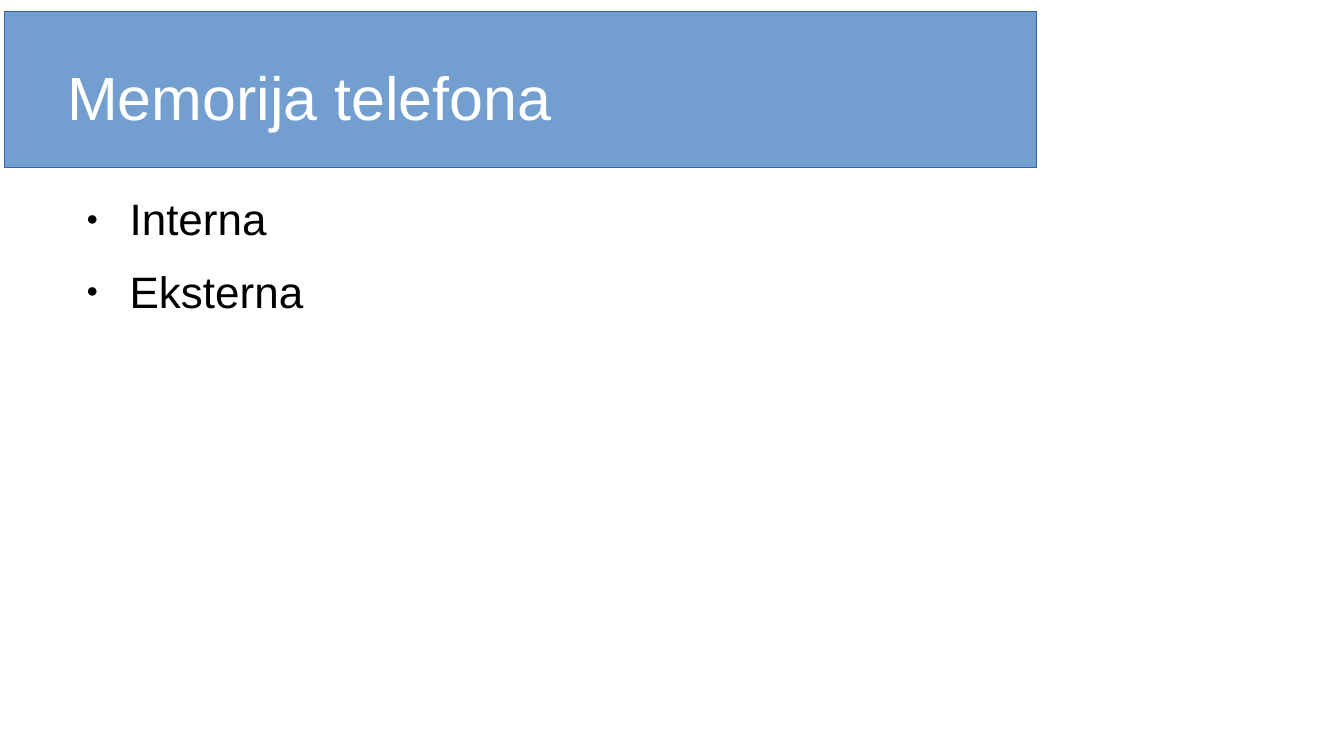
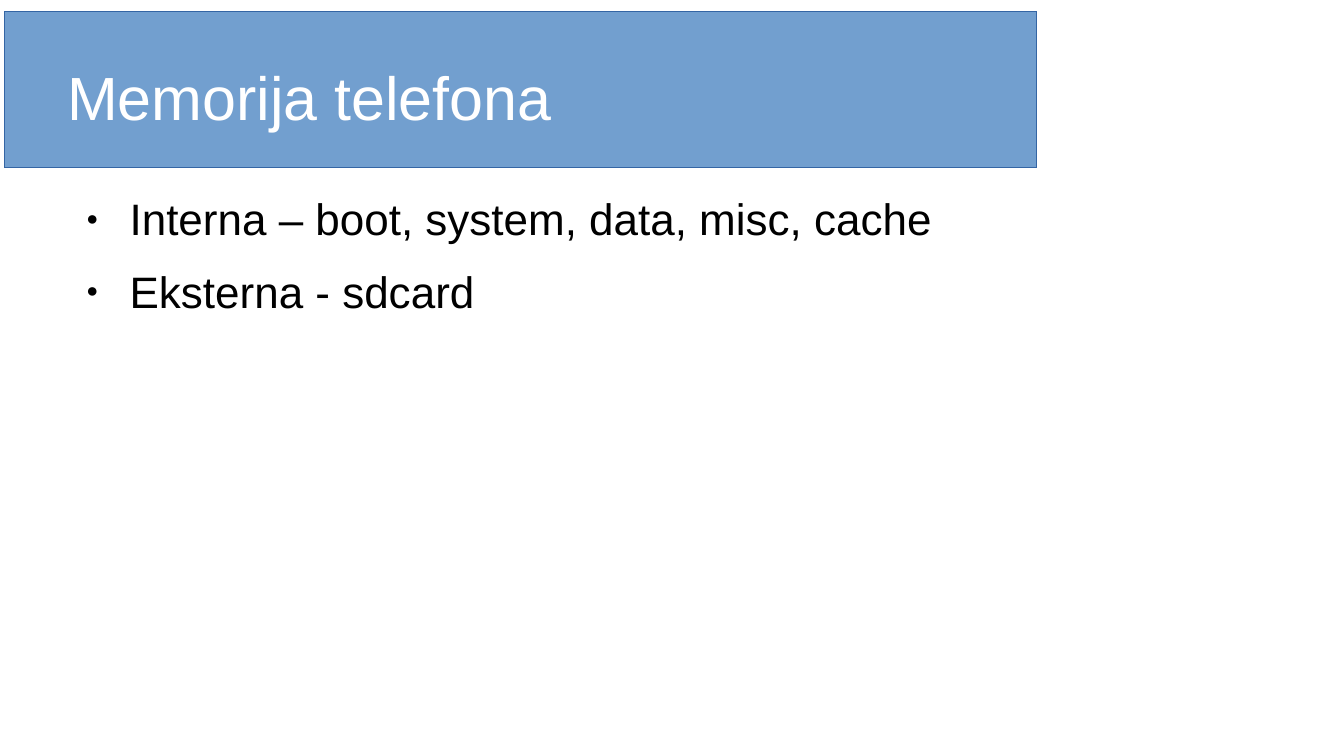
Before and after one commit to Natalija96/AdbTool, a slide deck: slide 5 of Seminarski i prezentacija/dfpreznetacija.ODP (slide 4 before the commit). Drawn at 1344x756 pixels with LibreOffice and Linux fonts; fonts in the diff are those of the drawing. Boxes give left, top, right and bottom in pixels: in the first picture for what was removed or moved away, otherwise in the second. Text is boxed around its words. In the diff, an @@ line names an element or a change of style, - is before the commit and + after.

```diff
--- a/Seminarski i prezentacija/dfpreznetacija.ODP
+++ b/Seminarski i prezentacija/dfpreznetacija.ODP
@@ text at [130,203,931,309]: text changed @@
-● Interna
-● Eksterna
+● Interna – boot, system, data, misc, cache
+● Eksterna - sdcard
```
Also in this commit, not shown: 4 other slides changed, 7 slides added, 1 slide removed, 2 other files.
